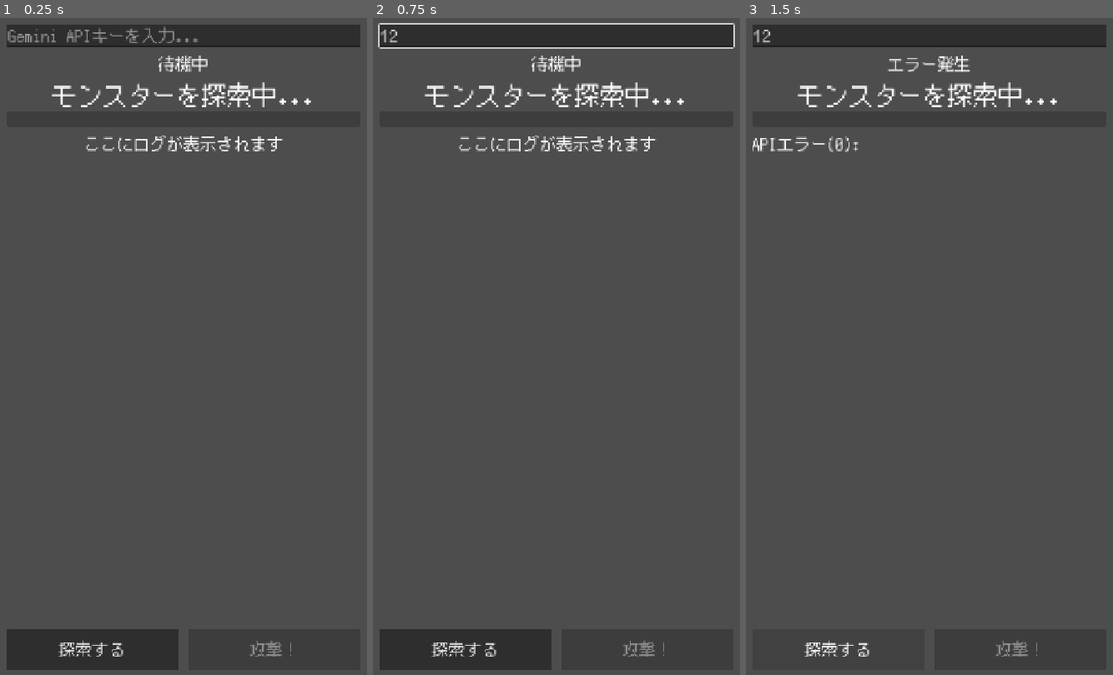
Above: before the commit, frames 1-3 (left to right).
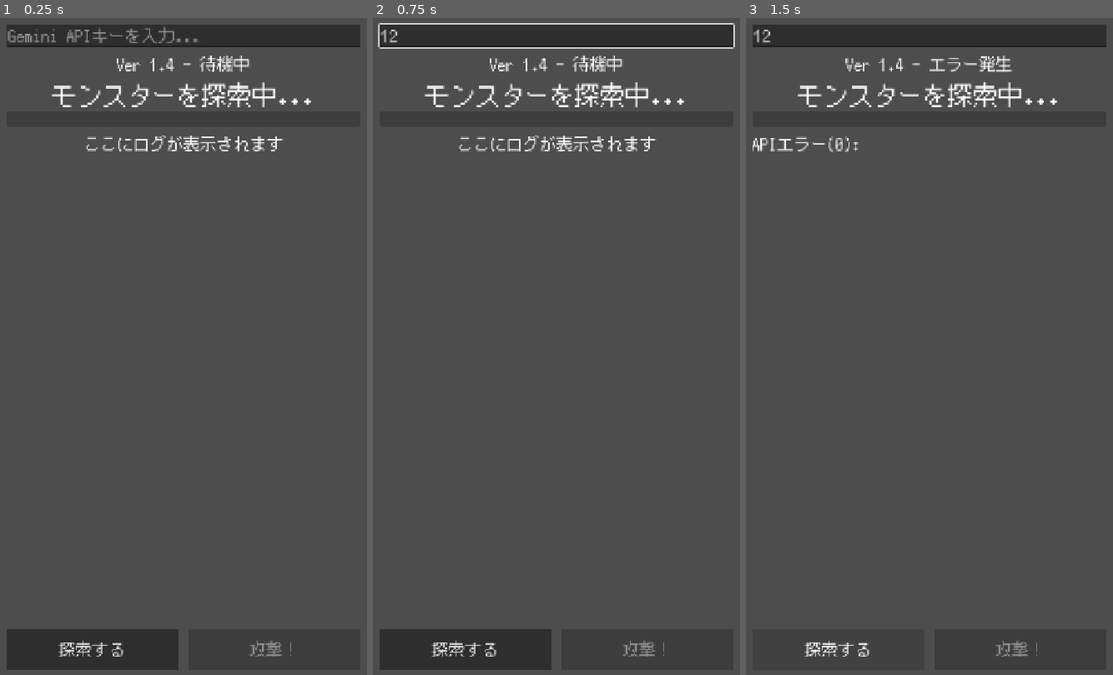
Above: after the commit, the same moments.

Repository: Usobanana/antigravity-aitest001
Game: Godot game, scene res://scenes/main.tscn
The game is run twice, just before and just after one commit, with the same random seed, the same clock (stepped at 60 frames per second) and the same inputs.
Inputs (mouse positions are in pixels of both pictures, inside the frame that each line leads up to):
- Up to frame 1 (0.25 s): no input
- Up to frame 2 (0.75 s): click (556, 37) at 0.52 s; type "12" at 0.6 s
- Up to frame 3 (1.5 s): click "探索する" at 1.25 s

The runs differ from the first frame. In frame 1, 0.4% of the frame differs, in the area x 31-69%, y 5-9%; in frame 2, 0.4%; in frame 3, 0.5%, in the area x 27-73%, y 5-9%.

Commit message:
fix: explicit version v1.4 in _ready and update API to v1beta/gemini-1.5-flash

Diff:
--- a/新しいゲームプロジェクト/scripts/ai_manager.gd
+++ b/新しいゲームプロジェクト/scripts/ai_manager.gd
@@ -2,7 +2,7 @@
 
 # AI管理クラス: Gemini 1.5 Flash API との通信を担当
 
-const API_URL = "https://generativelanguage.googleapis.com/v1beta/models/gemini-1.5-flash-latest:generateContent?key="
+const API_URL = "https://generativelanguage.googleapis.com/v1beta/models/gemini-1.5-flash:generateContent?key="
 
 signal monster_generated(data: Dictionary)
 signal error_occurred(message: String)
--- a/新しいゲームプロジェクト/scripts/main.gd
+++ b/新しいゲームプロジェクト/scripts/main.gd
@@ -48,6 +48,7 @@
 
 	attack_button.disabled = true
 
+	status_label.text = "Ver 1.4 - 待機中"
 	load_api_key()
 	update_ui()
 
@@ -92,7 +93,7 @@
 	update_ui()
 
 func _on_ai_error(msg):
-	status_label.text = "エラー発生"
+	status_label.text = "Ver 1.4 - エラー発生"
 	log_label.text = msg
 	spawn_button.disabled = false
 
